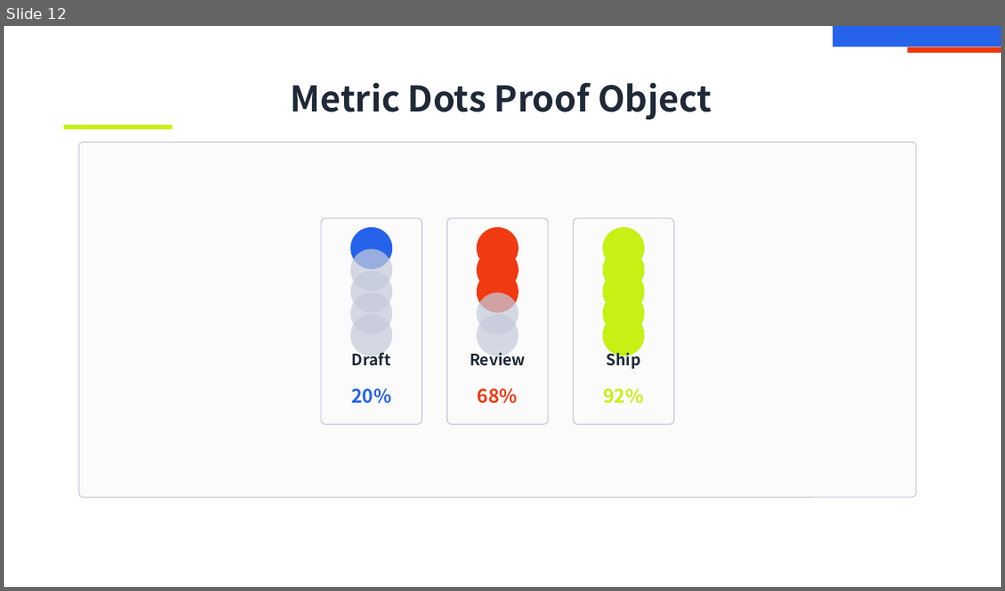
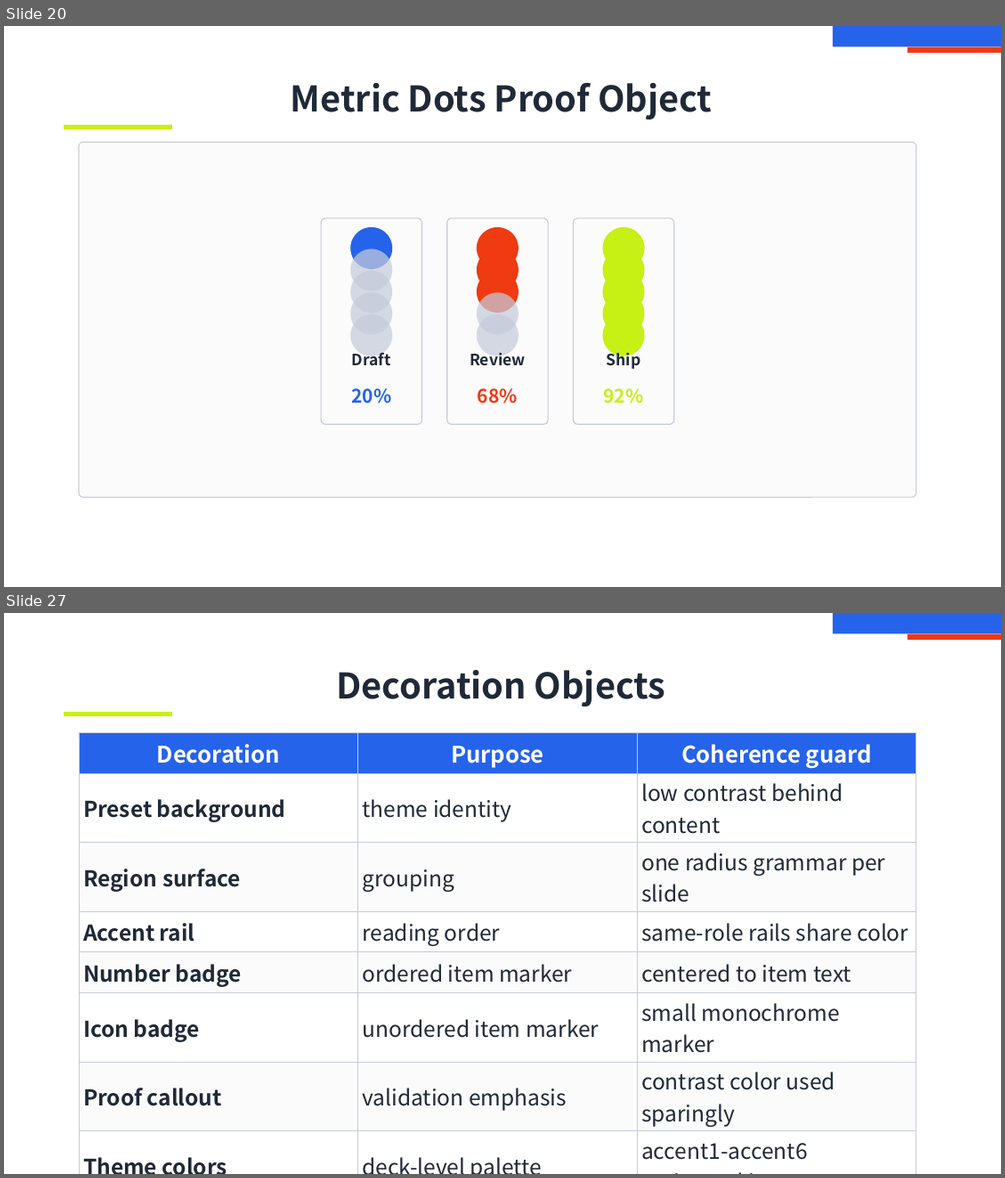
Before and after one commit to ch040602/mdpr-skill, a slide deck: artifacts/intro-decks/element-catalog/deck.pptx. Shown one above the other, each under a label of ours: slide 12 before the commit, slides 20 and 27 after it; the slides between them are not shown. The pictures are 1005x591 and 1005x1178 pixels, drawn with LibreOffice and Linux fonts; fonts in the diff are those of the drawing. Boxes give left, top, right and bottom in pixels: in the first picture for what was removed or moved away, otherwise in the second. Text is boxed around its words. In the diff, an @@ line names an element or a change of style, - is before the commit and + after.

Commit message:
Expand MDPR object catalog deck

```diff
--- a/artifacts/intro-decks/element-catalog/deck.pptx
+++ b/artifacts/intro-decks/element-catalog/deck.pptx
@@ slide 27 added at bbox=[4, 613, 1001, 1174], background #FFFFFF @@
@@ rectangle added at bbox=[833, 613, 1001, 634], fill #2563EB @@
@@ rectangle added at bbox=[907, 634, 1001, 640], fill #F03A11 @@
@@ text added at bbox=[337, 670, 665, 706], 34 pt, text #1F2937, bold @@
+Decoration Objects
@@ rectangle added at bbox=[64, 712, 172, 716], fill #C7F015 @@
@@ rectangle added at bbox=[79, 732, 916, 738], fill #2563EB @@
@@ table added at bbox=[79, 732, 915, 1163], 9 rows, 3 columns @@
+Decoration | Purpose | Coherence guard
+Preset background | theme identity | low contrast behind content
+Region surface | grouping | one radius grammar per slide
+Accent rail | reading order | same-role rails share color
+Number badge | ordered item marker | centered to item text
+Icon badge | unordered item marker | small monochrome marker
+Proof callout | validation emphasis | contrast color used sparingly
+Theme colors | deck-level palette | accent1-accent6 registered in PPT
+Template asset | brand support | decorative only, body recalculated
@@ what was slide 12 is now slide 20 @@
```
Also in this commit, not shown: 7 slides changed, 14 other slides added, 1 slide removed, 36 other files.
